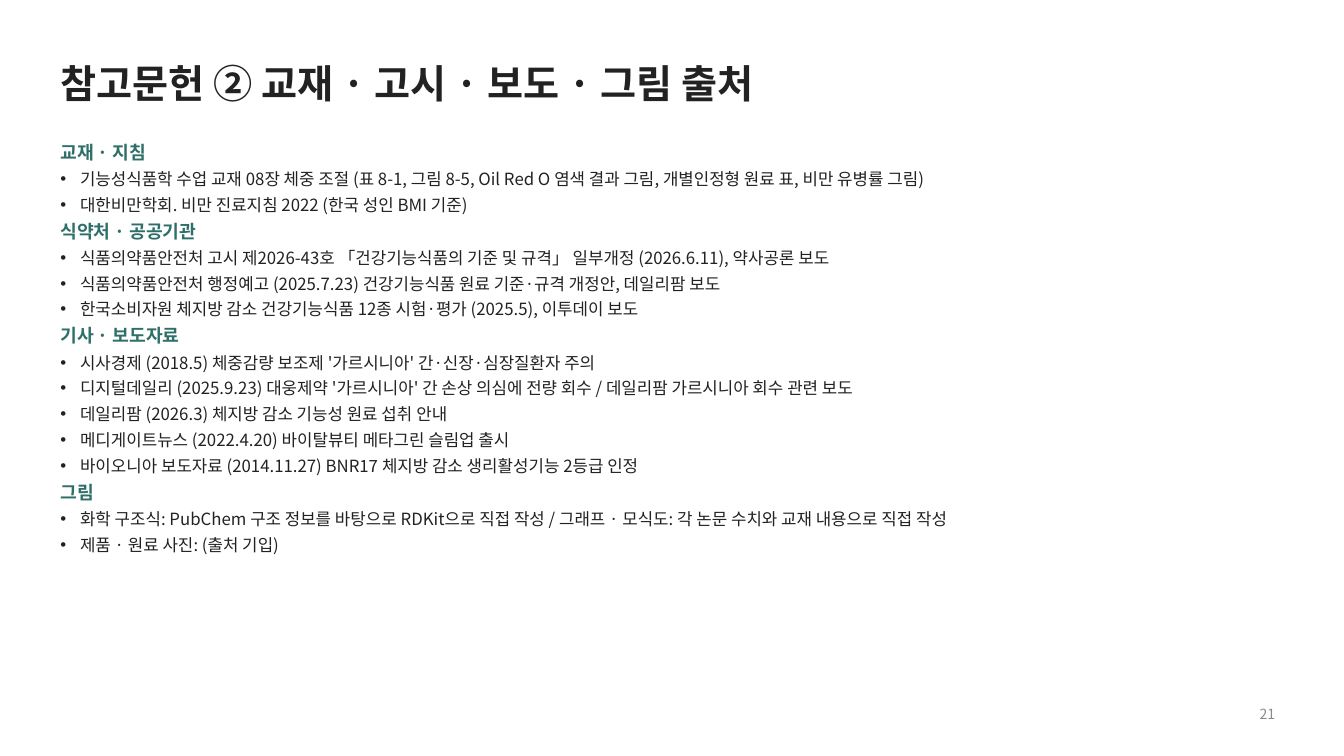
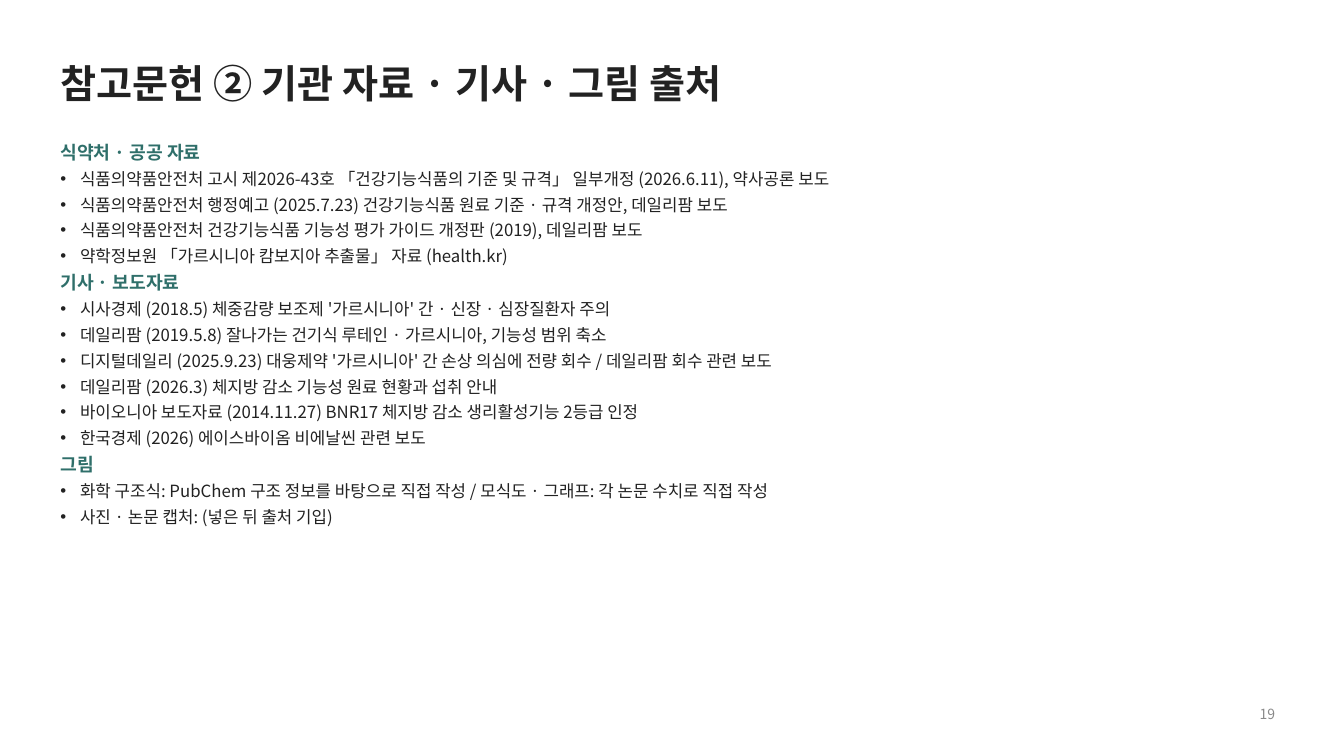
Before and after one commit to logvinca99-cell/logvinca, a slide deck: slide 19 of 발표자료/체중조절_발표_기능성식품학.pptx (slide 21 before the commit). Drawn at 1344x756 pixels with LibreOffice and Linux fonts; fonts in the diff are those of the drawing. Boxes give left, top, right and bottom in pixels: in the first picture for what was removed or moved away, otherwise in the second. Text is boxed around its words. In the diff, an @@ line names an element or a change of style, - is before the commit and + after.

```diff
--- a/발표자료/체중조절_발표_기능성식품학.pptx
+++ b/발표자료/체중조절_발표_기능성식품학.pptx
@@ title at (x1=60, y1=64, x2=721, y2=102): text changed @@
-참고문헌 ② 교재 · 고시 · 보도 · 그림 출처
+참고문헌 ② 기관 자료 · 기사 · 그림 출처
@@ text at (x1=60, y1=143, x2=200, y2=161): text changed; size 12 to 13 pt; text colour #222222 to #2F6F6A; bold on @@
-교재 · 지침
-• 기능성식품학 수업 교재 08장 체중 조절 (표 8-1, 그림 8-5, Oil Red O 염색 결과 그림, 개별인정형 원료 표, 비만 유병률 그림)
-• 대한비만학회. 비만 진료지침 2022 (한국 성인 BMI 기준)
-식약처 · 공공기관
+식약처 · 공공 자료
@@ text at (x1=80, y1=197, x2=728, y2=265): text changed @@
-• 식품의약품안전처 행정예고 (2025.7.23) 건강기능식품 원료 기준·규격 개정안, 데일리팜 보도
-• 한국소비자원 체지방 감소 건강기능식품 12종 시험·평가 (2025.5), 이투데이 보도
+• 식품의약품안전처 행정예고 (2025.7.23) 건강기능식품 원료 기준 · 규격 개정안, 데일리팜 보도
+• 식품의약품안전처 건강기능식품 기능성 평가 가이드 개정판 (2019), 데일리팜 보도
+• 약학정보원 「가르시니아 캄보지아 추출물」 자료 (health.kr)
@@ text at (x1=80, y1=301, x2=772, y2=396): text changed @@
-• 시사경제 (2018.5) 체중감량 보조제 '가르시니아' 간·신장·심장질환자 주의
-• 디지털데일리 (2025.9.23) 대웅제약 '가르시니아' 간 손상 의심에 전량 회수 / 데일리팜 가르시니아 회수 관련 보도
-• 데일리팜 (2026.3) 체지방 감소 기능성 원료 섭취 안내
-• 메디게이트뉴스 (2022.4.20) 바이탈뷰티 메타그린 슬림업 출시
+• 시사경제 (2018.5) 체중감량 보조제 '가르시니아' 간 · 신장 · 심장질환자 주의
+• 데일리팜 (2019.5.8) 잘나가는 건기식 루테인 · 가르시니아, 기능성 범위 축소
+• 디지털데일리 (2025.9.23) 대웅제약 '가르시니아' 간 손상 의심에 전량 회수 / 데일리팜 회수 관련 보도
+• 데일리팜 (2026.3) 체지방 감소 기능성 원료 현황과 섭취 안내
@@ text at (x1=80, y1=430, x2=426, y2=447): paragraph added @@
+• 한국경제 (2026) 에이스바이옴 비에날씬 관련 보도
@@ text at (x1=80, y1=483, x2=768, y2=526): text changed @@
-• 화학 구조식: PubChem 구조 정보를 바탕으로 RDKit으로 직접 작성 / 그래프 · 모식도: 각 논문 수치와 교재 내용으로 직접 작성
-• 제품 · 원료 사진: (출처 기입)
+• 화학 구조식: PubChem 구조 정보를 바탕으로 직접 작성 / 모식도 · 그래프: 각 논문 수치로 직접 작성
+• 사진 · 논문 캡처: (넣은 뒤 출처 기입)
@@ page number at (x1=1260, y1=708, x2=1276, y2=719): text changed @@
-21
+19
```
Also in this commit, not shown: 12 other slides changed, 8 slides added, 8 slides removed.
